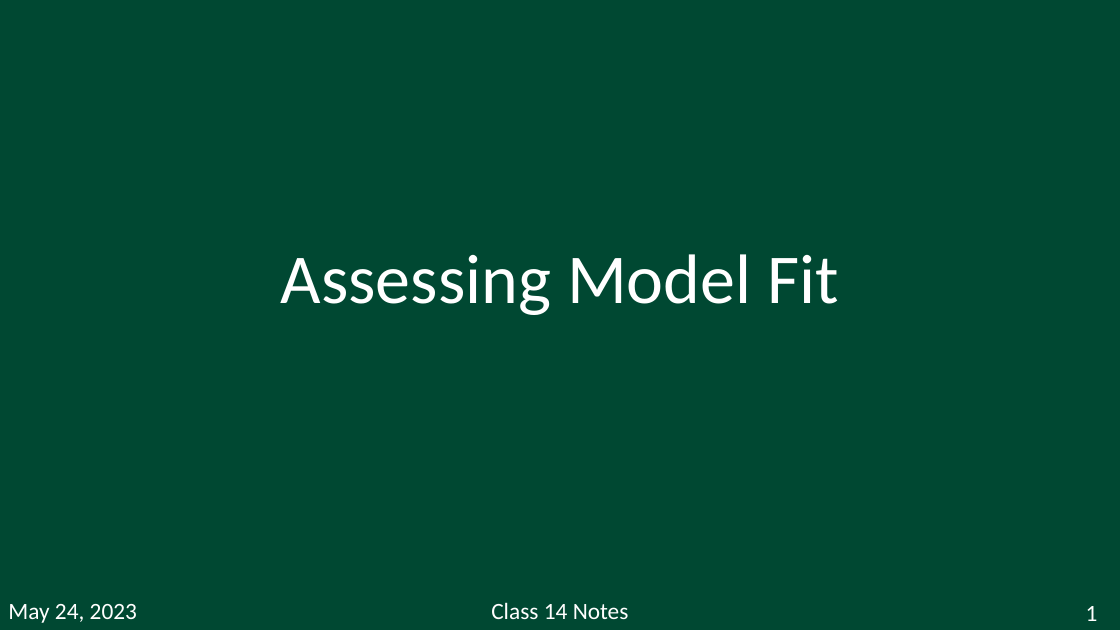
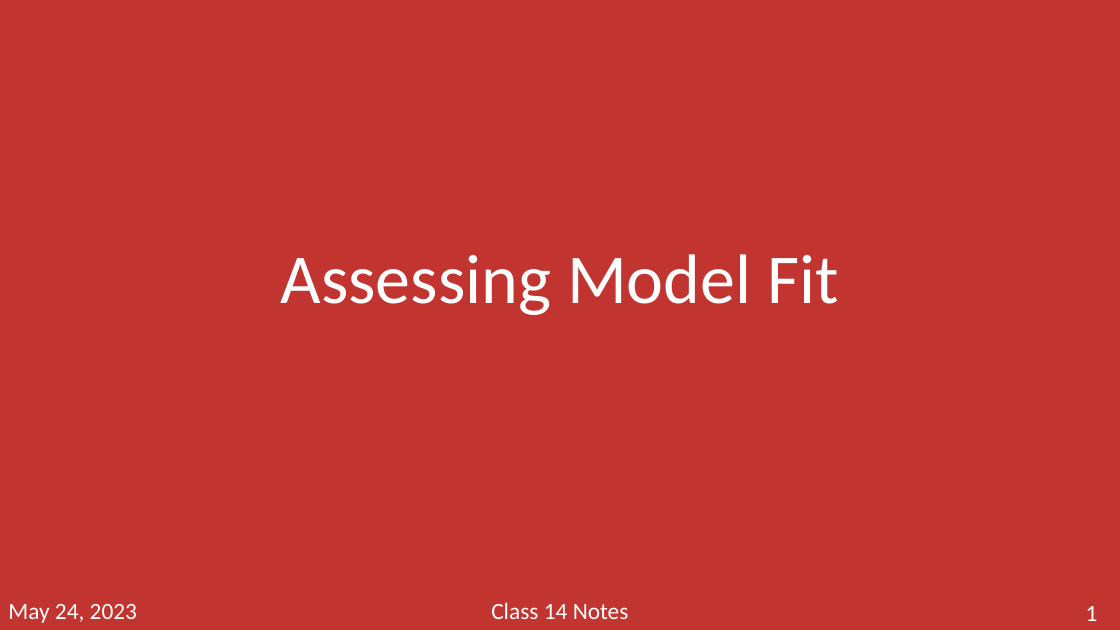
Before and after one commit to nwakim/S2024_BSTA_513, a slide deck: slide 1 of lectures/12_Assessing_fit/old_work/Class_14_Model_fit.pptx. Drawn at 1120x630 pixels with LibreOffice and Linux fonts; fonts in the diff are those of the drawing. Boxes give left, top, right and bottom in pixels: in the first picture for what was removed or moved away, otherwise in the second. Text is boxed around its words. In the diff, an @@ line names an element or a change of style, - is before the commit and + after.

```diff
--- a/lectures/12_Assessing_fit/old_work/Class_14_Model_fit.pptx
+++ b/lectures/12_Assessing_fit/old_work/Class_14_Model_fit.pptx
@@ background #004832 to #C2342F @@
```
Also in this commit, not shown: 46 other slides changed, 8 other files.
